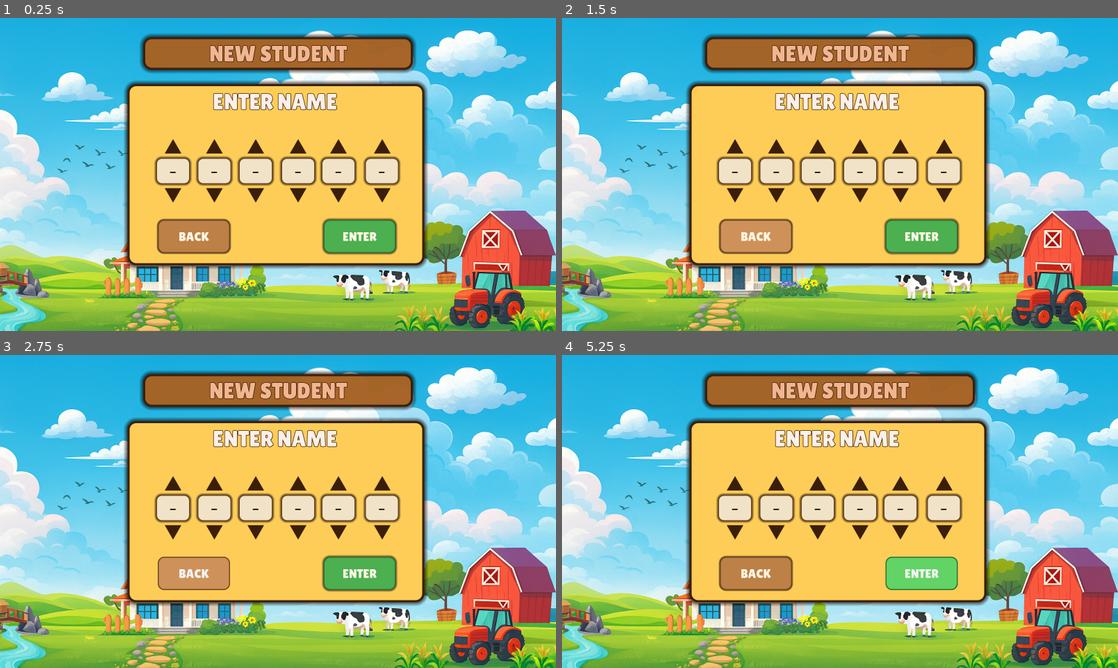
Above: before the commit, frames 1-4 (two rows, left to right).
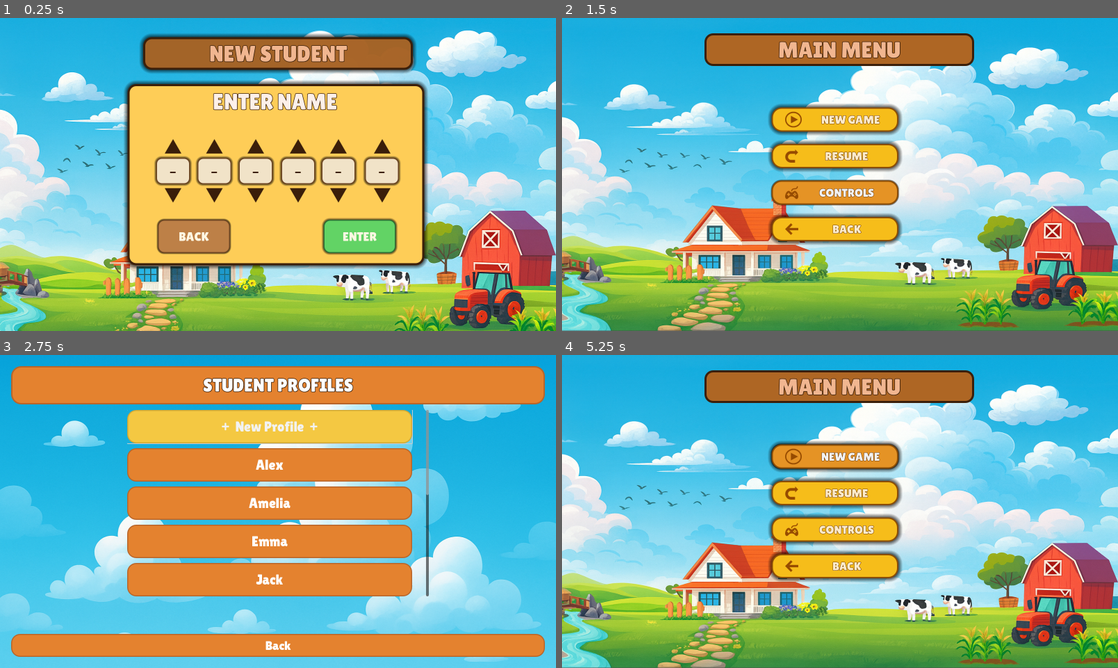
Above: after the commit, the same moments.

Repository: HumaidEbrahim/Arcademia
Game: Godot game, scene res://ui/menu/Login/new_student.tscn
Same seed, same stepped clock (60 frames per second), same inputs: the game is played once before the commit and once after it. This scene is started directly instead of the project's main scene.
Inputs (mouse positions are in pixels of both pictures, inside the frame that each line leads up to):
- Up to frame 1 (0.25 s): no input
- Up to frame 2 (1.5 s): click "BACK" at 0.5 s; click (828, 127) at 1.25 s, where only the run after the commit has a clickable "Alex"
- Up to frame 3 (2.75 s): click "BACK" at 2 s
- Up to frame 4 (5.25 s): click (828, 502) at 2.75 s, where only the run after the commit has a clickable "Amelia"; click (840, 455) at 3.5 s, where only the run after the commit has a clickable "NEW GAME"; click (840, 455) at 4.25 s, where only the run after the commit has a clickable "NEW GAME"; click (923, 574) at 5 s, where only the run before the commit has a clickable "ENTER"

The runs differ from the first frame. In frame 1, 1.1% of the frame differs, in the area x 58-71%, y 64-75%; in frame 2, 65%; in frame 3, 90%, in the area x 0-100%, y 3-100%; in frame 4, 65%.

Commit message:
Connected Student Screens & Student DB and Code
Connected User Selection to TeacherLogin and StudentSelection

Connected StudentSelection to NewStudent and MainMenu etc

Diff:
--- a/project.godot
+++ b/project.godot
@@ -23,7 +23,6 @@
 
 window/size/viewport_width=1600
 window/size/viewport_height=900
-window/size/mode=3
 window/stretch/mode="viewport"
 
 [input]
--- /dev/null
+++ b/ui/menu/Login/new_student.gd
@@ -0,0 +1,19 @@
+# res://ui/menu/Login/new_student.gd
+extends Control
+
+const STUDENT_SELECTION_PATH := "res://ui/menu/Selection/student_selection.tscn"
+const MAIN_MENU_PATH := "res://ui/menu/MainMenu/main_menu.tscn"
+
+@onready var btn_back  : BaseButton = $Card/BtnBack
+@onready var btn_enter : BaseButton = $Card/BtnEnter
+
+func _ready() -> void:
+	btn_back.pressed.connect(_on_back_pressed)
+	btn_enter.pressed.connect(_on_enter_pressed)
+	btn_enter.grab_focus()  # optional: start focused for Enter/joystick A
+
+func _on_back_pressed() -> void:
+	get_tree().change_scene_to_file(STUDENT_SELECTION_PATH)
+
+func _on_enter_pressed() -> void:
+	get_tree().change_scene_to_file(MAIN_MENU_PATH)
--- a/ui/menu/Login/new_student.tscn
+++ b/ui/menu/Login/new_student.tscn
@@ -1,6 +1,7 @@
-[gd_scene load_steps=19 format=3 uid="uid://dy6t7hkqe3cok"]
+[gd_scene load_steps=20 format=3 uid="uid://dy6t7hkqe3cok"]
 
 [ext_resource type="Texture2D" uid="uid://ut3abc034wuw" path="res://assets/IngeUI/Background2.0.png" id="1_a7aiq"]
+[ext_resource type="Script" uid="uid://b2jcp16v6lhgc" path="res://ui/menu/Login/new_student.gd" id="1_ydma7"]
 [ext_resource type="FontFile" uid="uid://dxnpu45uo35il" path="res://assets/IngeUI/LilitaOne-Regular.ttf" id="2_ydma7"]
 [ext_resource type="Texture2D" uid="uid://b0se0pxo7xs7v" path="res://assets/IngeUI/triangleup.png" id="3_jvv66"]
 [ext_resource type="Texture2D" uid="uid://cyhu3wg2mnx34" path="res://assets/IngeUI/triangledown.png" id="4_i84gg"]
@@ -136,13 +137,14 @@
 corner_radius_bottom_left = 16
 shadow_size = 6
 
-[node name="StudentLogin" type="Control"]
+[node name="NewStudent" type="Control"]
 layout_mode = 3
 anchors_preset = 15
 anchor_right = 1.0
 anchor_bottom = 1.0
 grow_horizontal = 2
 grow_vertical = 2
+script = ExtResource("1_ydma7")
 
 [node name="Background" type="TextureRect" parent="."]
 layout_mode = 1
--- /dev/null
+++ b/ui/menu/MainMenu/main_menu.gd
@@ -0,0 +1,12 @@
+# res://ui/menu/MainMenu/main_menu.gd
+extends Control
+
+const STUDENT_SELECTION_PATH := "res://ui/menu/Selection/student_selection.tscn"
+
+@onready var btn_back: BaseButton = $CenterContainer/Menu/BtnBack
+
+func _ready() -> void:
+	btn_back.pressed.connect(_on_back_pressed)
+
+func _on_back_pressed() -> void:
+	get_tree().change_scene_to_file(STUDENT_SELECTION_PATH)
--- a/ui/menu/MainMenu/main_menu.tscn
+++ b/ui/menu/MainMenu/main_menu.tscn
@@ -1,6 +1,7 @@
-[gd_scene load_steps=11 format=3 uid="uid://dq4uh6see762d"]
+[gd_scene load_steps=12 format=3 uid="uid://dq4uh6see762d"]
 
 [ext_resource type="Texture2D" uid="uid://ut3abc034wuw" path="res://assets/IngeUI/Background2.0.png" id="1_agktw"]
+[ext_resource type="Script" uid="uid://roc6fg7jqgfx" path="res://ui/menu/MainMenu/main_menu.gd" id="1_fsnij"]
 [ext_resource type="FontFile" uid="uid://dxnpu45uo35il" path="res://assets/IngeUI/LilitaOne-Regular.ttf" id="2_fsnij"]
 [ext_resource type="Texture2D" uid="uid://bv8aqm3y8ptdm" path="res://assets/IngeUI/play-3-48.png" id="3_61j2i"]
 [ext_resource type="Texture2D" uid="uid://dca73njn43dkn" path="res://assets/IngeUI/redo-48.png" id="4_8cy6t"]
@@ -79,6 +80,7 @@
 offset_bottom = -1.0
 grow_horizontal = 2
 grow_vertical = 2
+script = ExtResource("1_fsnij")
 
 [node name="Background" type="TextureRect" parent="."]
 layout_mode = 1
--- a/ui/menu/Selection/student_selection.gd
+++ b/ui/menu/Selection/student_selection.gd
@@ -6,23 +6,111 @@
 const PATH_NEW_STUDENT: String   = "res://ui/menu/Login/new_student.tscn"
 const PATH_AFTER_SELECT: String  = "res://ui/menu/MainMenu/main_menu.tscn"
 
+# ---- Assets ----
+const PATH_FONT: String = "res://assets/IngeUI/LilitaOne-Regular.ttf"
+@onready var UI_FONT: Font = preload(PATH_FONT)
+
 # ---- Node refs (match your scene tree) ----
+@onready var root_vbox: VBoxContainer = $MarginContainer/VBoxContainer
 @onready var title_panel: Panel      = $MarginContainer/VBoxContainer/TitlePanel
 @onready var title_label: Label      = $MarginContainer/VBoxContainer/TitlePanel/TitleLabel
 @onready var scroll: ScrollContainer = $MarginContainer/VBoxContainer/Scroll
 @onready var list:   VBoxContainer   = $MarginContainer/VBoxContainer/Scroll/List
 @onready var back:   Button          = $MarginContainer/VBoxContainer/Back
 
-# ---- Layout constants ----
-const ROW_HEIGHT := 84
+# Created at runtime to center the list in the scroll area
+var _center_wrap: CenterContainer
+
+# ---- Layout constants (tweak these) ----
+const ROW_HEIGHT := 96           # button height
 const MAX_ROWS   := 5
+const LIST_WIDTH := 820          # button width (LONGER)
+const SCROLLBAR_PAD := 48        # extra width so the scrollbar sits a bit left of screen edge
 
 func _ready() -> void:
 	_style_title_chip()
 	_style_back_plank()
+
+	# Center the list horizontally inside the ScrollContainer
+	_center_horizontally()
+
 	_refresh_list()
-	resized.connect(_fit_scroll_height)   # Control's resize signal in Godot 4
+
+	# Push "Back" down
+	var spacer := Control.new()
+	spacer.size_flags_vertical = Control.SIZE_EXPAND
+	root_vbox.add_child(spacer)
+	root_vbox.move_child(spacer, back.get_index())
+
+	# Keep scroll showing exactly MAX_ROWS
+	resized.connect(_fit_scroll_height)
 	_fit_scroll_height()
+
+	# Navigation via joystick/keyboard
+	set_process_unhandled_input(true)
+	_focus_first_button()
+
+# =======================
+#   INPUT (JOYSTICK / KB)
+# =======================
+
+func _unhandled_input(event: InputEvent) -> void:
+	if event.is_action_pressed("ui_down"):
+		_move_focus(1)
+		get_viewport().set_input_as_handled()
+	elif event.is_action_pressed("ui_up"):
+		_move_focus(-1)
+		get_viewport().set_input_as_handled()
+	elif event.is_action_pressed("ui_accept"):
+		var f := get_viewport().gui_get_focus_owner()
+		if f is Button:
+			f.emit_signal("pressed")
+			get_viewport().set_input_as_handled()
+
+func _list_buttons() -> Array[Button]:
+	var out: Array[Button] = []
+	for c in list.get_children():
+		if c is Button:
+			out.append(c)
+	return out
+
+func _focus_first_button() -> void:
+	var btns := _list_buttons()
+	if btns.size() > 0:
+		btns[0].grab_focus()
+		scroll.ensure_control_visible(btns[0])
+
+func _move_focus(step: int) -> void:
+	var btns := _list_buttons()
+	if btns.is_empty():
+		return
+
+	var current := get_viewport().gui_get_focus_owner()
+
+	# If focus is on Back and we're going down, stay on Back; if going up, go to last list item
+	if current == back:
+		if step < 0:
+			btns[btns.size() - 1].grab_focus()
+			scroll.ensure_control_visible(btns.back())
+		return
+
+	# We're inside the list; move within list first
+	var idx := btns.find(current)
+	if idx == -1:
+		idx = 0
+	var next_idx := idx + step
+
+	# If moving past last item -> go to Back; before first -> stay at first (or wrap to Back if you prefer)
+	if next_idx >= btns.size():
+		back.grab_focus()
+		return
+	elif next_idx < 0:
+		btns[0].grab_focus()
+		scroll.ensure_control_visible(btns[0])
+		return
+
+	btns[next_idx].grab_focus()
+	scroll.ensure_control_visible(btns[next_idx])
 
 # =======================
 #   STYLES / HELPERS
@@ -40,43 +128,47 @@
 
 func _style_title_chip() -> void:
 	var sb := StyleBoxFlat.new()
-	sb.bg_color = Color("#9C6735")
-	sb.border_color = Color("#6E4623")
-	_apply_border_all(sb, 3)
-	_apply_corner_radius_all(sb, 24)
-	sb.content_margin_left = 24
-	sb.content_margin_right = 24
-	sb.content_margin_top = 14
-	sb.content_margin_bottom = 14
+	sb.bg_color = Color("#E4822F")
+	sb.border_color = Color("#B8652A")
+	_apply_border_all(sb, 4)
+	_apply_corner_radius_all(sb, 28)
+	sb.content_margin_left = 48
+	sb.content_margin_right = 48
+	sb.content_margin_top = 18
+	sb.content_margin_bottom = 18
 	title_panel.add_theme_stylebox_override("panel", sb)
+	title_panel.custom_minimum_size.y = 110
 
 	title_label.text = "STUDENT PROFILES"
 	title_label.horizontal_alignment = HORIZONTAL_ALIGNMENT_CENTER
-	title_label.add_theme_color_override("font_color", Color("#AE6625"))
-	title_label.add_theme_font_size_override("font_size", 44)
+	title_label.vertical_alignment = VERTICAL_ALIGNMENT_CENTER
+	title_label.add_theme_color_override("font_color", Color("#FFFFFF"))
+	title_label.add_theme_font_override("font", UI_FONT)
+	title_label.add_theme_font_size_override("font_size", 52)
 
 func _style_back_plank() -> void:
 	var base := StyleBoxFlat.new()
-	base.bg_color = Color("#A2703D")
-	base.border_color = Color("#6E4623")
+	base.bg_color = Color("#E4822F")
+	base.border_color = Color("#B8652A")
 	_apply_border_all(base, 3)
-	_apply_corner_radius_all(base, 22)
-	base.content_margin_left = 18
-	base.content_margin_right = 18
-	base.content_margin_top = 10
-	base.content_margin_bottom = 10
+	_apply_corner_radius_all(base, 25)
+	base.content_margin_left = 20
+	base.content_margin_right = 20
+	base.content_margin_top = 12
+	base.content_margin_bottom = 12
 
 	var hov := base.duplicate()
-	hov.bg_color = Color("#B8824B")
+	hov.bg_color = Color("#F2913A")
 
 	var prs := base.duplicate()
-	prs.bg_color = Color("#7D5530")
+	prs.bg_color = Color("#CC7328")
 
 	back.add_theme_stylebox_override("normal", base)
 	back.add_theme_stylebox_override("hover",  hov)
 	back.add_theme_stylebox_override("pressed", prs)
-	back.add_theme_color_override("font_color", Color("#FFF6DF"))
-	back.add_theme_font_size_override("font_size", 34)
+	back.add_theme_color_override("font_color", Color("#FFFFFF"))
+	back.add_theme_font_override("font", UI_FONT)
+	back.add_theme_font_size_override("font_size", 36)
 	back.focus_mode = Control.FOCUS_ALL
 	back.pressed.connect(func(): get_tree().change_scene_to_file(PATH_BACK))
 
@@ -84,8 +176,30 @@
 #   LAYOUT / SCROLL
 # =======================
 
+func _center_horizontally() -> void:
+	# No horizontal scrolling; we control width manually.
+	scroll.horizontal_scroll_mode = ScrollContainer.SCROLL_MODE_DISABLED
+
+	# Make the ScrollContainer itself a centered, fixed width area so the
+	# scrollbar appears just to the right of the buttons (not at screen edge).
+	scroll.size_flags_horizontal = Control.SIZE_SHRINK_CENTER
+	scroll.custom_minimum_size.x = LIST_WIDTH + SCROLLBAR_PAD
+
+	# Wrap the List inside a CenterContainer so the buttons are centered.
+	_center_wrap = CenterContainer.new()
+	_center_wrap.size_flags_horizontal = Control.SIZE_EXPAND
+	_center_wrap.size_flags_vertical = 0
+
+	scroll.remove_child(list)
+	_center_wrap.add_child(list)
+	scroll.add_child(_center_wrap)
+
+	# VBox: vertical layout only; spacing between rows
+	list.add_theme_constant_override("separation", 14)
+	list.size_flags_horizontal = 0
+	list.size_flags_vertical = 0
+
 func _fit_scroll_height() -> void:
-	# Show exactly 5 rows; overflow scrolls
 	var sep := 12
 	if list != null:
 		sep = list.get_theme_constant("separation")
@@ -99,13 +213,11 @@
 	for c in list.get_children():
 		c.queue_free()
 
-	# Top: New Profile (accent)
 	var new_btn := _make_plank_button("  +  New Profile  +  ", true)
 	new_btn.pressed.connect(func():
 		get_tree().change_scene_to_file(PATH_NEW_STUDENT))
 	list.add_child(new_btn)
 
-	# Existing students (alphabetical) -> Main Menu
 	for s in ProfileDB.sorted_students():
 		var name: String = String(s.get("name", ""))
 		var btn := _make_plank_button(name, false)
@@ -116,6 +228,7 @@
 
 	await get_tree().process_frame
 	_fit_scroll_height()
+	_focus_first_button()
 
 # =======================
 #   BUTTON FACTORY
@@ -125,28 +238,37 @@
 	var b := Button.new()
 	b.text = text
 	b.focus_mode = Control.FOCUS_ALL
-	b.custom_minimum_size.y = ROW_HEIGHT
+
+	# Fixed width; CenterContainer keeps it centered
+	b.custom_minimum_size = Vector2(LIST_WIDTH, ROW_HEIGHT)
+	b.size_flags_horizontal = 0
 
 	var base := StyleBoxFlat.new()
-	base.bg_color = Color("#B8824B") if accent else Color("#A2703D")
-	base.border_color = Color("#6E4623")
+	if accent:
+		base.bg_color = Color("#F4C842")
+		base.border_color = Color("#D1A935")
+	else:
+		base.bg_color = Color("#E4822F")
+		base.border_color = Color("#B8652A")
+
 	_apply_border_all(base, 3)
-	_apply_corner_radius_all(base, 22)
-	base.content_margin_left = 18
-	base.content_margin_right = 18
-	base.content_margin_top = 10
-	base.content_margin_bottom = 10
+	_apply_corner_radius_all(base, 25)
+	base.content_margin_left = 24
+	base.content_margin_right = 24
+	base.content_margin_top = 14
+	base.content_margin_bottom = 14
 
 	var hov := base.duplicate()
-	hov.bg_color = Color("#C89156") if accent else Color("#B8824B")
+	hov.bg_color = Color("#F7D454") if accent else Color("#F2913A")
 
 	var prs := base.duplicate()
-	prs.bg_color = Color("#98693C") if accent else Color("#7D5530")
+	prs.bg_color = Color("#E0B73A") if accent else Color("#CC7328")
 
 	b.add_theme_stylebox_override("normal", base)
 	b.add_theme_stylebox_override("hover",  hov)
 	b.add_theme_stylebox_override("pressed", prs)
-	b.add_theme_color_override("font_color", Color("#FFF6DF"))
-	b.add_theme_font_size_override("font_size", 38)
+	b.add_theme_color_override("font_color", Color("#FFFFFF"))
+	b.add_theme_font_override("font", UI_FONT)
+	b.add_theme_font_size_override("font_size", 40)
 
 	return b
--- a/ui/menu/Selection/student_selection.tscn
+++ b/ui/menu/Selection/student_selection.tscn
@@ -1,7 +1,7 @@
 [gd_scene load_steps=5 format=3 uid="uid://dsee3tfu1u7jp"]
 
-[ext_resource type="Texture2D" uid="uid://ut3abc034wuw" path="res://assets/IngeUI/Background2.0.png" id="1_8y8sx"]
 [ext_resource type="Script" uid="uid://blwktn8xg5iqt" path="res://ui/menu/Selection/student_selection.gd" id="1_bemkr"]
+[ext_resource type="Texture2D" uid="uid://dbvf0up20sqop" path="res://assets/IngeUI/Sky.png" id="2_8y8sx"]
 [ext_resource type="FontFile" uid="uid://dxnpu45uo35il" path="res://assets/IngeUI/LilitaOne-Regular.ttf" id="2_bemkr"]
 
 [sub_resource type="StyleBoxFlat" id="StyleBoxFlat_areec"]
@@ -36,7 +36,7 @@
 anchor_bottom = 1.0
 grow_horizontal = 2
 grow_vertical = 2
-texture = ExtResource("1_8y8sx")
+texture = ExtResource("2_8y8sx")
 
 [node name="MarginContainer" type="MarginContainer" parent="."]
 layout_mode = 1
@@ -83,6 +83,8 @@
 
 [node name="Scroll" type="ScrollContainer" parent="MarginContainer/VBoxContainer"]
 layout_mode = 2
+size_flags_horizontal = 4
+size_flags_vertical = 4
 horizontal_scroll_mode = 0
 
 [node name="List" type="VBoxContainer" parent="MarginContainer/VBoxContainer/Scroll"]
--- /dev/null
+++ b/ui/menu/Selection/user_selection.gd
@@ -0,0 +1,15 @@
+extends Control
+
+const TEACHER_PATH := "res://ui/menu/Login/teacher_login.tscn"
+const STUDENT_PATH := "res://ui/menu/Selection/student_selection.tscn"
+
+func _ready():
+	# Navigate through Background first
+	$Background/Teacher.connect("pressed", Callable(self, "_on_teacher_pressed"))
+	$Background/Student.connect("pressed", Callable(self, "_on_student_pressed"))
+
+func _on_teacher_pressed():
+	get_tree().change_scene_to_file(TEACHER_PATH)
+
+func _on_student_pressed():
+	get_tree().change_scene_to_file(STUDENT_PATH)
--- a/ui/menu/Selection/user_selection.tscn
+++ b/ui/menu/Selection/user_selection.tscn
@@ -1,6 +1,7 @@
-[gd_scene load_steps=8 format=3 uid="uid://v8jrmklnvuvr"]
+[gd_scene load_steps=9 format=3 uid="uid://v8jrmklnvuvr"]
 
 [ext_resource type="Texture2D" uid="uid://ut3abc034wuw" path="res://assets/IngeUI/Background2.0.png" id="1_8x44b"]
+[ext_resource type="Script" uid="uid://deauiljmkk7mn" path="res://ui/menu/Selection/user_selection.gd" id="1_j7f56"]
 [ext_resource type="Texture2D" uid="uid://30s45pv2abeo" path="res://assets/IngeUI/Teacher.png" id="2_j7f56"]
 [ext_resource type="FontFile" uid="uid://dxnpu45uo35il" path="res://assets/IngeUI/LilitaOne-Regular.ttf" id="3_mrju7"]
 [ext_resource type="Texture2D" uid="uid://d0amvscg1suk" path="res://assets/IngeUI/Student.png" id="4_yh0gi"]
@@ -52,6 +53,7 @@
 offset_right = 1.0
 grow_horizontal = 2
 grow_vertical = 2
+script = ExtResource("1_j7f56")
 
 [node name="Background" type="TextureRect" parent="."]
 layout_mode = 1
--- a/ui/menu/UIScripts/ProfileDB.gd
+++ b/ui/menu/UIScripts/ProfileDB.gd
@@ -1,35 +1,50 @@
 # res://ui/menu/UIScripts/ProfileDB.gd
 extends Node
 
-const PATH := "user://students.json"
-const DEFAULT_AVATAR := "res://assets/IngeUI/Student.png"
+const SAVE_PATH: String      = "user://profiles.json"
+const DEFAULT_PATH: String   = "res://ui/menu/UIScripts/default_profiles.json"
+const DEFAULT_AVATAR: String = "res://art/avatars/default.png"  # optional
 
-var students: Array = []            # [{name, avatar, created_at}]
+var students: Array = []    # keep generic for simplicity
 var active_student: String = ""
 
 func _ready() -> void:
 	load_db()
 
 func load_db() -> void:
-	if FileAccess.file_exists(PATH):
-		var txt: String = FileAccess.get_file_as_string(PATH)
-		var data: Variant = JSON.parse_string(txt)  # <- typed
-
+	# 1) Try loading from user://
+	if FileAccess.file_exists(SAVE_PATH):
+		var txt: String = FileAccess.get_file_as_string(SAVE_PATH)
+		var data: Variant = JSON.parse_string(txt)
 		if data is Dictionary:
-			var dict := data as Dictionary
-			students = (dict.get("students", []) as Array)
-			active_student = str(dict.get("active_student", ""))
+			var dict: Dictionary = data
+			students = dict.get("students", [])
+			active_student = String(dict.get("active_student", ""))
 			return
 
-	# first run (file doesn’t exist or is broken) → start fresh
+	# 2) If no save, load from default JSON in res://
+	if FileAccess.file_exists(DEFAULT_PATH):
+		var txt2: String = FileAccess.get_file_as_string(DEFAULT_PATH)
+		var data2: Variant = JSON.parse_string(txt2)
+		if data2 is Dictionary:
+			var dict2: Dictionary = data2
+			students = dict2.get("students", [])
+			active_student = String(dict2.get("active_student", ""))
+			# save a copy to user:// so it persists
+			save_db()
+			return
+
+	# 3) Nothing found -> empty list
 	students = []
 	active_student = ""
 	save_db()
 
-
 func save_db() -> void:
-	var data := {"students": students, "active_student": active_student}
-	var f := FileAccess.open(PATH, FileAccess.WRITE)
+	var data: Dictionary = {
+		"students": students,
+		"active_student": active_student
+	}
+	var f := FileAccess.open(SAVE_PATH, FileAccess.WRITE)
 	f.store_string(JSON.stringify(data, "\t"))
 	f.close()
 
@@ -41,17 +56,19 @@
 	})
 	save_db()
 
+func exists(name: String) -> bool:
+	for s in students:
+		if String(s.get("name", "")) == name:
+			return true
+	return false
+
 func set_active(name: String) -> void:
 	active_student = name
 	save_db()
 
-func exists(name: String) -> bool:
-	for s in students:
-		if s.get("name","") == name:
-			return true
-	return false
-
 func sorted_students() -> Array:
-	var arr := students.duplicate()
-	arr.sort_custom(func(a, b): return a["name"].nocasecmp_to(b["name"]) < 0)
+	var arr: Array = students.duplicate()
+	arr.sort_custom(func(a, b) -> bool:
+		return String(a.get("name", "")).nocasecmp_to(String(b.get("name", ""))) < 0
+	)
 	return arr
--- /dev/null
+++ b/ui/menu/UIScripts/default_profiles.json
@@ -0,0 +1,15 @@
+{
+  "students": [
+    { "name": "Alex" },
+    { "name": "Amelia" },
+    { "name": "James" },
+    { "name": "Emma" },
+    { "name": "Jack" },
+    { "name": "Sophia" },
+    { "name": "Liam" },
+    { "name": "Olivia" },
+    { "name": "Noah" },
+    { "name": "Mia" }
+  ],
+  "active_student": ""
+}
Not shown, added: ui/menu/Login/new_student.gd.uid
Not shown, added: ui/menu/MainMenu/main_menu.gd.uid
Not shown, added: ui/menu/Selection/user_selection.gd.uid
